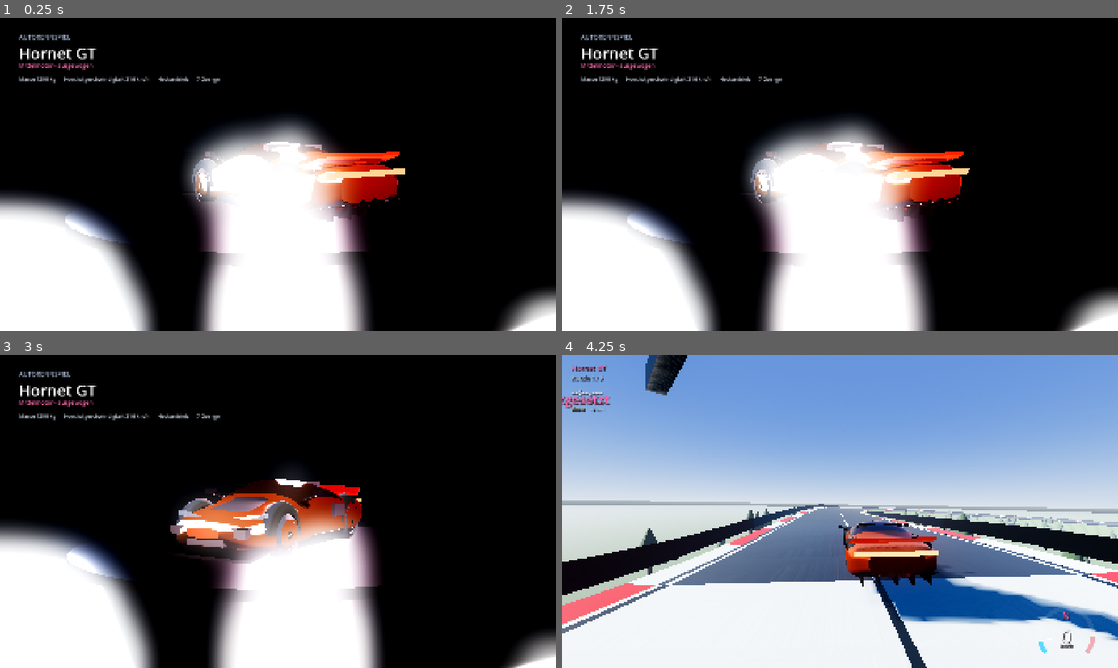
Above: before the commit, frames 1-4 (two rows, left to right).
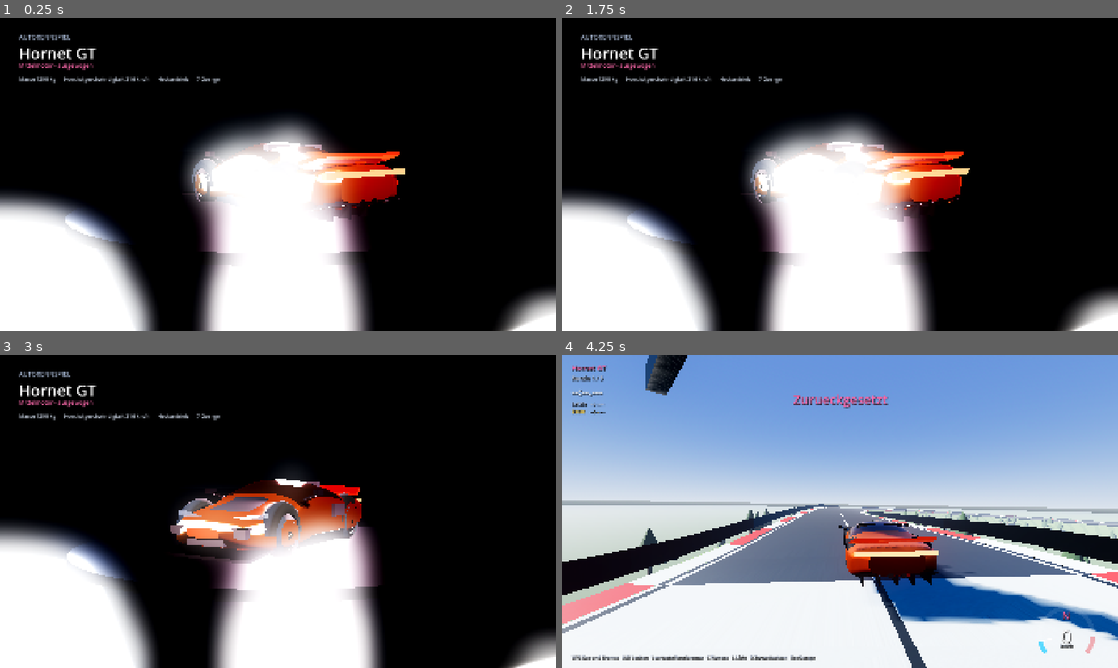
Above: after the commit, the same moments.

Repository: levithomas15/autorenspiel
Game: Godot game, scene res://scenes/Main.tscn
Same seed, same stepped clock (60 frames per second), same inputs: the game is played once before the commit and once after it.
Inputs:
- Up to frame 1 (0.25 s): no input
- Up to frame 2 (1.75 s): tap Enter (accept) at 0.5, 0.6 s; hold E (orbit_right) 0.53-1.28 s; tap R (reset) at 1.25 s; hold Escape (back) from 1.28 s (still down); tap C (camera) at 1.35 s
- Up to frame 3 (3 s): release Escape (back) at 2.03 s; hold E (orbit_right) 2.03-2.78 s; tap L (lights) at 2.1 s; hold Up from 2.78 s (still down); tap W (throttle) at 2.85 s
- Up to frame 4 (4.25 s): release Up at 3.53 s; hold Q (orbit_left) from 3.53 s (still down); tap Keypad Enter at 3.6 s; tap R (reset) at 4.15 s

The runs differ from the first frame. In frame 1, 0.2% of the frame differs, in the area x 35-70%, y 44-56%; in frame 2, 0.3%; in frame 3, 0.2%; in frame 4, 2.6%, in the area x 0-68%, y 12-98%.

Commit message:
HUD-Platzierung korrigiert - Countdown und Hinweise waren unsichtbar
Erstes Rendern des Spiels (Xvfb, Kompatibilitaetsmodus und Forward+ ueber
lavapipe) zeigte drei Fehler im HUD.

Bei einem Control ist `position` die Lage im Elternraum, nicht der Versatz
zum Anker. `set_anchors_preset(...)` gefolgt von `position = (-400, 120)`
setzte die Meldung deshalb woertlich auf x = -400. Nachgemessen an den
Rechtecken:

  Meldung   rect x = -400 (Breite 800)  -> Text mittig auf x = 0
  Hinweise  rect y = -56               -> ueber dem oberen Bildrand

Damit waren Countdown, Rundenzeiten, "Bestzeit" und die Steuerungshinweise
im Spiel praktisch nie zu sehen. Dazu ueberlappte der Zeitblock oben links,
weil ein Label auf seine Mindesthoehe waechst und die Zeilenabstaende fuer
Schriftgroesse 38 zu eng waren.

Anker und Offsets werden jetzt getrennt gesetzt (PRESET_TOP_WIDE bzw.
PRESET_BOTTOM_WIDE plus offset_*), unabhaengig davon, wann das
Elternelement seine Groesse bekommt. Nachgemessen: Meldung 0..1920 ueber
die volle Breite, Hinweise bei y = 1028, Zeitzeilen ohne Ueberlappung.

Ausserdem begrenzt Mats.noise_texture() optional den Wertebereich
(low/high). Godot multipliziert roughness mit der Texturhelligkeit; ohne
Untergrenze fiel die Rauheit des Asphalts stellenweise auf 0 und die
Flaeche wurde spiegelglatt. Im Software-Render nicht sichtbar, mit aktivem
SSR auf echter Hardware sehr wahrscheinlich schon.

HANDOFF.md haelt zwei bewusst offen gelassene Punkte fest: das zu grobe
Start-Ziel-Feld und die gedehnten UVs in Track._quad().

Co-Authored-By: Claude Opus 5 <noreply@anthropic.com>
Claude-Session: https://claude.ai/code/session_013AzBdadjktvCiZJJuHfx2Q

Diff:
--- a/scripts/hud.gd
+++ b/scripts/hud.gd
@@ -86,22 +86,32 @@
 
 	_car_label = _make_label(info, Vector2(0, 0), Vector2(420, 34), 24, ACCENT)
 	_lap_label = _make_label(info, Vector2(0, 38), Vector2(420, 30), 20, DIM)
-	_time_label = _make_label(info, Vector2(0, 70), Vector2(420, 46), 38, Color.WHITE)
-	_last_label = _make_label(info, Vector2(0, 120), Vector2(420, 26), 17, DIM)
-	_best_label = _make_label(info, Vector2(0, 146), Vector2(420, 26), 17,
+	# Die Zeilenhoehen richten sich nach der Schriftgroesse - ein Label waechst
+	# auf seine Mindesthoehe, zu enge Abstaende laufen sonst ineinander.
+	_time_label = _make_label(info, Vector2(0, 70), Vector2(420, 52), 38, Color.WHITE)
+	_last_label = _make_label(info, Vector2(0, 128), Vector2(420, 24), 17, DIM)
+	_best_label = _make_label(info, Vector2(0, 154), Vector2(420, 24), 17,
 		Color(1.0, 0.85, 0.35))
 
 	# --- Meldungen und Hilfe ------------------------------------------------
-	_message = _make_label(root, Vector2(0, 0), Vector2(0, 0), 44, ACCENT,
+	# Anker und Offsets werden getrennt gesetzt. `position` waere hier falsch:
+	# das ist die Lage im Elternraum, nicht der Versatz zum Anker - die
+	# Meldung landete damit halb ausserhalb des Bildes.
+	_message = _make_label(root, Vector2.ZERO, Vector2.ZERO, 44, ACCENT,
 		HORIZONTAL_ALIGNMENT_CENTER)
-	_message.set_anchors_preset(Control.PRESET_CENTER_TOP)
-	_message.position = Vector2(-400, 120)
-	_message.size = Vector2(800, 60)
+	_message.set_anchors_preset(Control.PRESET_TOP_WIDE, true)
+	_message.offset_left = 0.0
+	_message.offset_right = 0.0
+	_message.offset_top = 120.0
+	_message.offset_bottom = 190.0
 	_message.modulate.a = 0.0
 
-	_hint = _make_label(root, Vector2(32, -60), Vector2(900, 30), 16, DIM)
-	_hint.set_anchors_preset(Control.PRESET_BOTTOM_LEFT)
-	_hint.position = Vector2(32, -56)
+	_hint = _make_label(root, Vector2.ZERO, Vector2.ZERO, 16, DIM)
+	_hint.set_anchors_preset(Control.PRESET_BOTTOM_WIDE, true)
+	_hint.offset_left = 32.0
+	_hint.offset_right = -32.0
+	_hint.offset_top = -52.0
+	_hint.offset_bottom = -16.0
 	_hint.text = "W/S Gas und Bremse   A/D Lenken   Leertaste Handbremse   " \
 		+ "C Kamera   L Licht   R Zuruecksetzen   Esc Garage"
 
--- a/scripts/materials.gd
+++ b/scripts/materials.gd
@@ -19,9 +19,17 @@
 	return m
 
 
+## `low` und `high` begrenzen den Wertebereich der Textur.
+##
+## Wichtig fuer Rauheitskarten: Godot multipliziert `roughness` mit dem
+## Texturwert. Eine ungebremste Rauschtextur laeuft bis 0 herunter und macht
+## die Flaeche dort spiegelglatt - der Asphalt warf dann ein riesiges weisses
+## Glanzband der Sonne zurueck. Mit einem Boden von etwa 0.7 bleibt die
+## Struktur sichtbar, ohne dass die Rauheit zusammenbricht.
 static func noise_texture(freq: float, octaves: int, seed_value: int, size := 512,
-		normal_map := false, bump := 1.0) -> NoiseTexture2D:
-	var key := "noise_%f_%d_%d_%d_%s_%f" % [freq, octaves, seed_value, size, normal_map, bump]
+		normal_map := false, bump := 1.0, low := 0.0, high := 1.0) -> NoiseTexture2D:
+	var key := "noise_%f_%d_%d_%d_%s_%f_%f_%f" % [freq, octaves, seed_value, size,
+		normal_map, bump, low, high]
 	if _cache.has(key):
 		return _cache[key]
 	var n := FastNoiseLite.new()
@@ -36,6 +44,11 @@
 	tex.noise = n
 	tex.as_normal_map = normal_map
 	tex.bump_strength = bump
+	if not normal_map and (low > 0.0 or high < 1.0):
+		var ramp := Gradient.new()
+		ramp.set_color(0, Color(low, low, low))
+		ramp.set_color(1, Color(high, high, high))
+		tex.color_ramp = ramp
 	_cache[key] = tex
 	return tex
 
@@ -51,7 +64,7 @@
 	# Feiner Metallic-Effekt: die Rauheit wird minimal aufgebrochen, dadurch
 	# funkelt der Lack im Streiflicht wie echter Metallic-Lack.
 	if flake > 0.0:
-		m.roughness_texture = noise_texture(0.9, 4, 12, 256)
+		m.roughness_texture = noise_texture(0.9, 4, 12, 256, false, 1.0, 0.62, 1.0)
 		m.roughness_texture_channel = BaseMaterial3D.TEXTURE_CHANNEL_RED
 		m.roughness = clampf(roughness + flake * 0.12, 0.02, 1.0)
 		m.normal_enabled = true
@@ -160,7 +173,7 @@
 	m.albedo_color = Color.WHITE
 	m.metallic = 0.0
 	m.roughness = 0.72
-	m.roughness_texture = noise_texture(3.0, 4, 91, 512)
+	m.roughness_texture = noise_texture(3.0, 4, 91, 512, false, 1.0, 0.72, 1.0)
 	m.roughness_texture_channel = BaseMaterial3D.TEXTURE_CHANNEL_RED
 	m.normal_enabled = true
 	m.normal_texture = noise_texture(4.5, 4, 91, 512, true, 1.1)
Not shown, changed: HANDOFF.md
